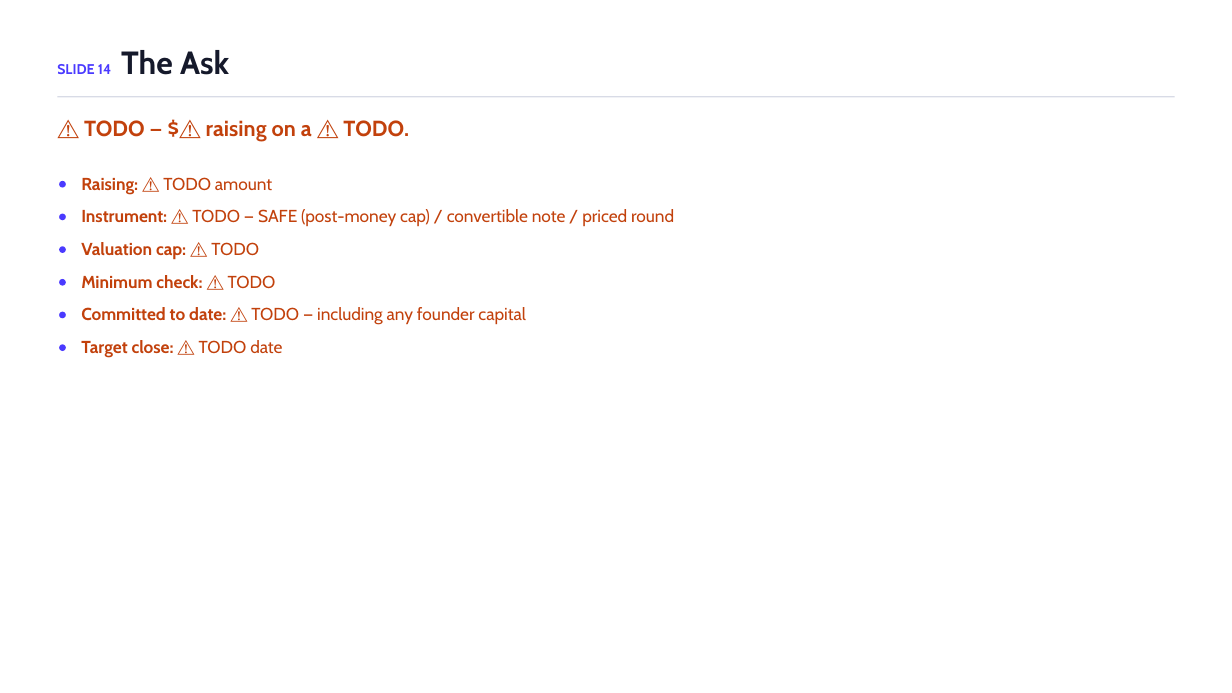
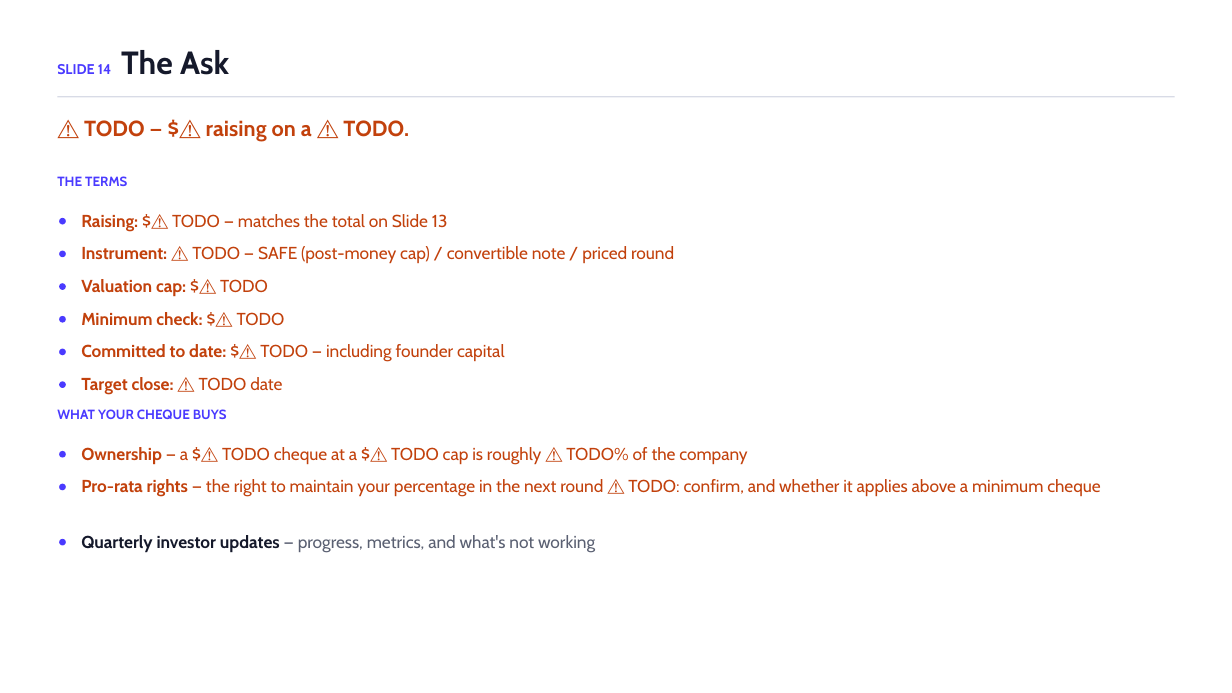
Before and after one commit to ChuckIrvine/qlaudia, a slide deck: slide 14 of pitch_deck/qlaudia_pitch_deck.pptx. Drawn at 1232x693 pixels with LibreOffice and Linux fonts; fonts in the diff are those of the drawing. Boxes give left, top, right and bottom in pixels: in the first picture for what was removed or moved away, otherwise in the second. Text is boxed around its words. In the diff, an @@ line names an element or a change of style, - is before the commit and + after.

```diff
--- a/pitch_deck/qlaudia_pitch_deck.pptx
+++ b/pitch_deck/qlaudia_pitch_deck.pptx
@@ text added at [57,176,127,186], 10.4 pt, text #4A3AFF, bold @@
+THE TERMS
@@ text at [81,214,448,232]: text changed @@
-Raising: ⚠️ TODO amount
+Raising: $⚠️ TODO — matches the total on Slide 13
@@ text "Instrument: ⚠️ TODO — SAFE ...": place and size @@
-text "Instrument: ⚠️ TODO — SAFE ..." at [81,209,674,227]
+text "Instrument: ⚠️ TODO — SAFE ..." at [81,246,674,264]
@@ text at [81,279,268,297]: text changed @@
-Valuation cap: ⚠️ TODO
+Valuation cap: $⚠️ TODO
@@ 5 ellipses: place and size @@
-5 ellipses at [59,213,66,351]
+5 ellipses at [59,218,66,355]
@@ text at [81,312,285,326]: text changed @@
-Minimum check: ⚠️ TODO
+Minimum check: $⚠️ TODO
@@ text at [81,344,505,362]: text changed @@
-Committed to date: ⚠️ TODO — including any founder capital
+Committed to date: $⚠️ TODO — including founder capital
@@ ellipse added at [59,382,66,388], fill #4A3AFF @@
@@ text "Target close: ⚠️ TODO date": place and size @@
-text "Target close: ⚠️ TODO date" at [81,340,282,358]
+text "Target close: ⚠️ TODO date" at [81,377,282,395]
@@ text added at [57,409,227,419], 10.4 pt, text #4A3AFF, bold @@
+WHAT YOUR CHEQUE BUYS
@@ text added at [81,447,747,465], 13.5 pt, text #C2410C @@
+Ownership — a $⚠️ TODO cheque at a $⚠️ TODO cap is roughly ⚠️ TODO% of the company
@@ ellipse added at [59,451,66,457], fill #4A3AFF @@
@@ text added at [81,479,1101,497], 13.5 pt, text #C2410C @@
+Pro-rata rights — the right to maintain your percentage in the next round ⚠️ TODO: confirm, and whether it applies above a minimum cheque
@@ ellipse: place and size @@
-ellipse at [59,181,66,188]
+ellipse at [59,483,66,490]
@@ ellipse added at [59,539,66,545], fill #4A3AFF @@
@@ text added at [81,535,595,552], 13.5 pt, text #5A6072 @@
+Quarterly investor updates — progress, metrics, and what's not working
```
Also in this commit, not shown: 1 other slide changed, 3 other files.
